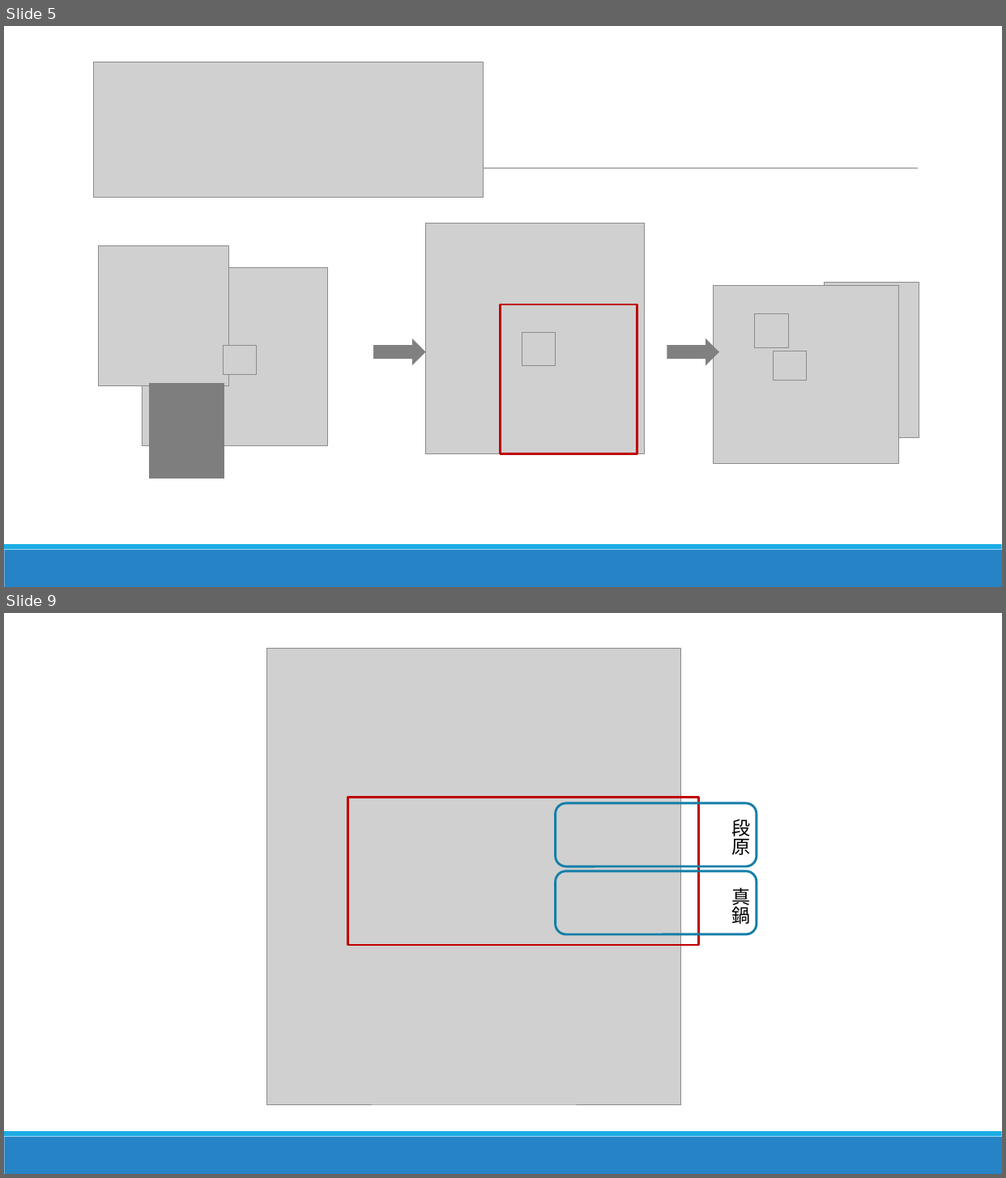
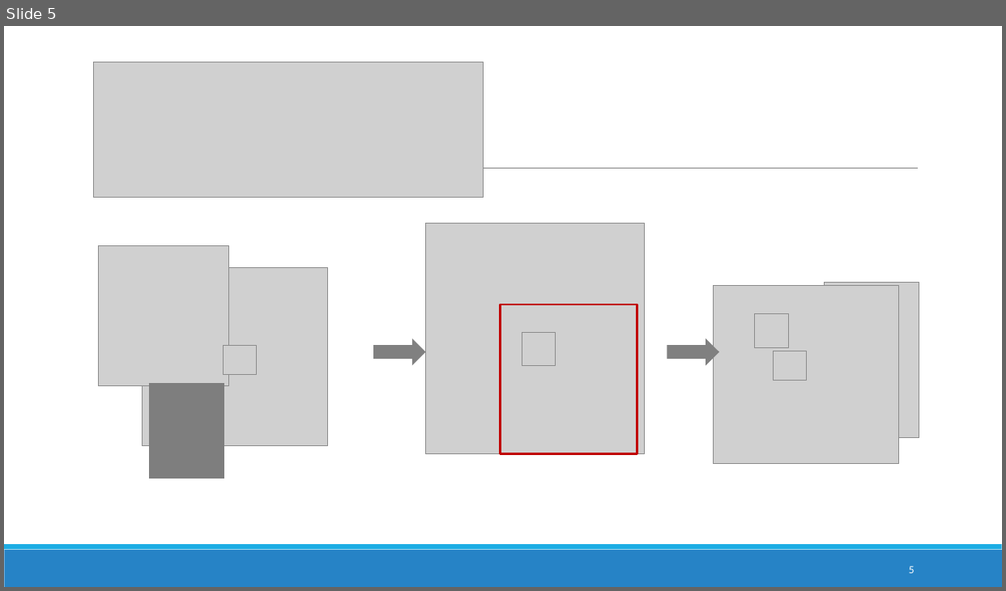
Before and after one commit to DJ956/YoloBarcodeReader, a slide deck: プレゼン/中間報告_danbara.pptx. Shown one above the other, each under a label of ours: slides 5 and 9 before the commit, slide 5 after it; the slides between them are not shown. The pictures are 1006x1178 and 1006x591 pixels, drawn with LibreOffice and Linux fonts; fonts in the diff are those of the drawing; grey boxes stand for pictures; background and template pictures are left out. Boxes give left, top, right and bottom in pixels: in the first picture for what was removed or moved away, otherwise in the second. Text is boxed around its words. In the diff, an @@ line names an element or a change of style, - is before the commit and + after.

```diff
--- a/プレゼン/中間報告_danbara.pptx
+++ b/プレゼン/中間報告_danbara.pptx
@@ slide 9 removed at [4,613,1002,1174], background #FFFFFF; not listed: 2 template elements that a slide beside it also shows @@
@@ picture removed at [266,648,681,1105] @@
@@ rectangle removed at [348,797,699,944] @@
@@ rounded rectangle removed at [556,803,757,867] @@
@@ text removed at [731,820,750,855] @@
-段原
@@ rounded rectangle removed at [556,871,757,935] @@
@@ text removed at [731,888,750,924] @@
-真鍋
@@ slide 5 changed as well @@
@@ page number added at [909,566,914,574], 10.5 pt, text #FFFFFF @@
+5
```
Also in this commit, not shown: 7 other slides changed, 3 slides added, 5 other slides removed.
